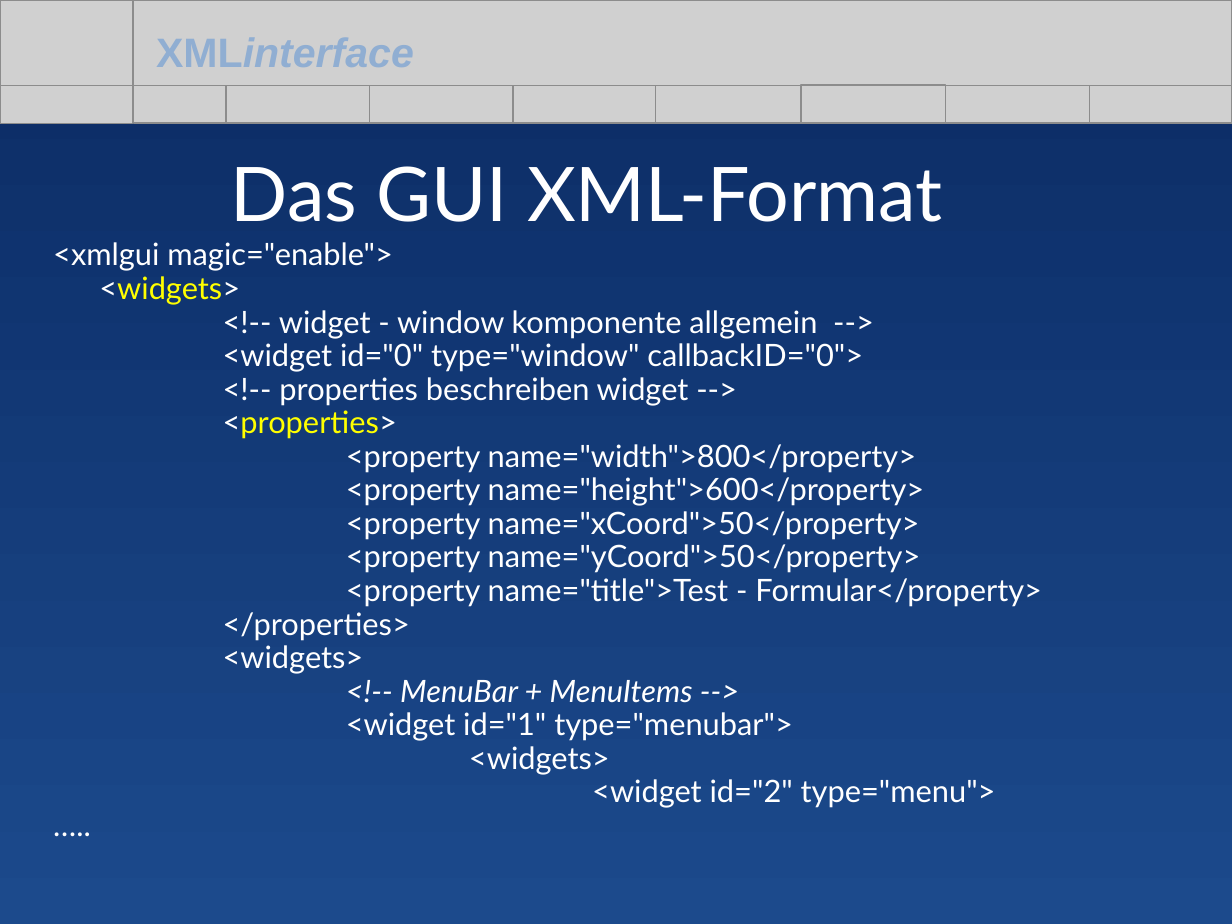
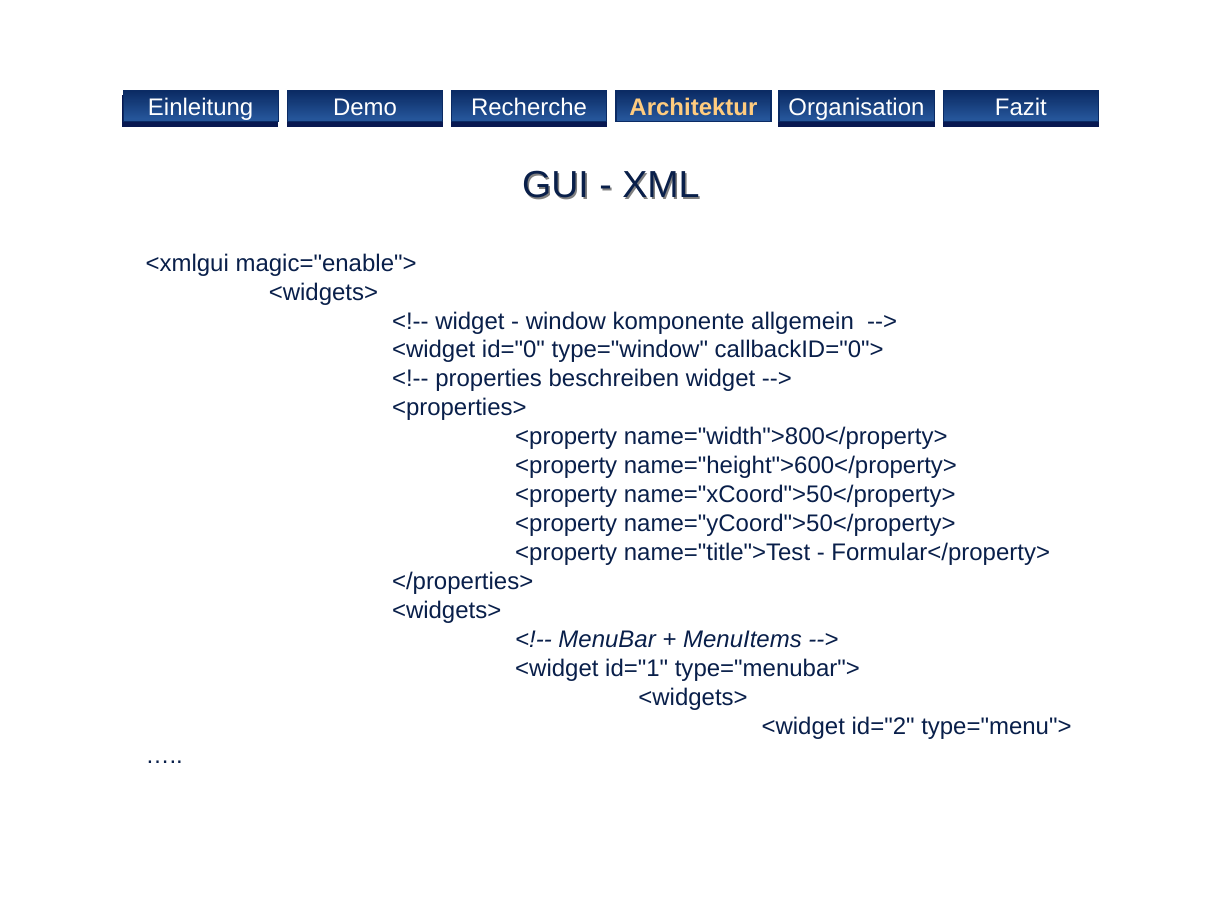
Before and after one commit to BackupTheBerlios/xmlinterface, a slide deck: slide 13 of xmlinterface/project/Praesentation/xmlinterface.ppt (slide 16 before the commit). Drawn at 1232x924 pixels with LibreOffice and Linux fonts; fonts in the diff are those of the drawing; grey boxes stand for pictures; background and template pictures are left out. Boxes give left, top, right and bottom in pixels: in the first picture for what was removed or moved away, otherwise in the second. Text is boxed around its words. In the diff, an @@ line names an element or a change of style, - is before the commit and + after.

```diff
--- a/xmlinterface/project/Praesentation/xmlinterface.ppt
+++ b/xmlinterface/project/Praesentation/xmlinterface.ppt
@@ background gradient #0B2B64 to #1C4A8C to #FFFFFF @@
@@ group removed at [0,0,1232,123]: 12 pictures, 1 text @@
-XMLinterface
@@ group added at [123,91,1099,122]: 6 rectangles @@
+Fazit
+Demo
+Einleitung
+Organisation
+Architektur
+Recherche
@@ title "GUI - XML" at [522,170,699,200]: vertical alignment middle to top @@
@@ title at [522,170,699,200]: text changed; size 44 to 22 pt; font Lato to Arial; text colour #FFFFFF to #091F4A @@
-Das GUI XML-Format
+GUI - XML
@@ subtitle "<xmlgui magic="enable">": place and size @@
-subtitle "<xmlgui magic="enable">" at [53,242,1042,808]
+subtitle "<xmlgui magic="enable">" at [146,253,1071,739]
@@ subtitle "<xmlgui magic="enable">" at [146,253,1071,739]: size 18 to 14 pt, font Lato to Arial, text colour #FFFFFF to #091F4A; text colour #FFFF00 to #091F4A in "<widgets>", "<properties>"; indent changed; line spacing 0.7 to 0.8; less space between paragraphs @@
```
Also in this commit, not shown: 8 other slides changed, 8 slides added, 12 slides removed.
